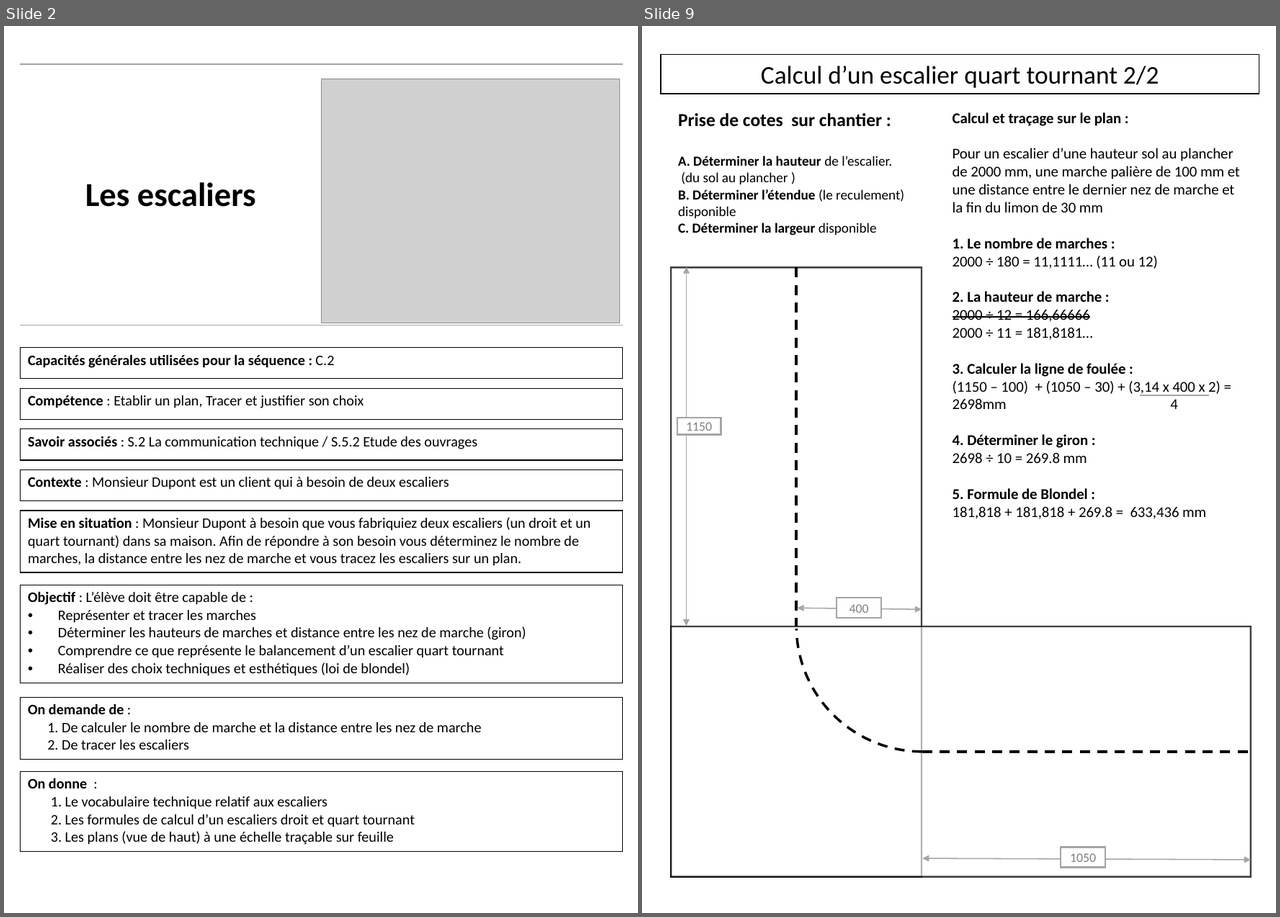
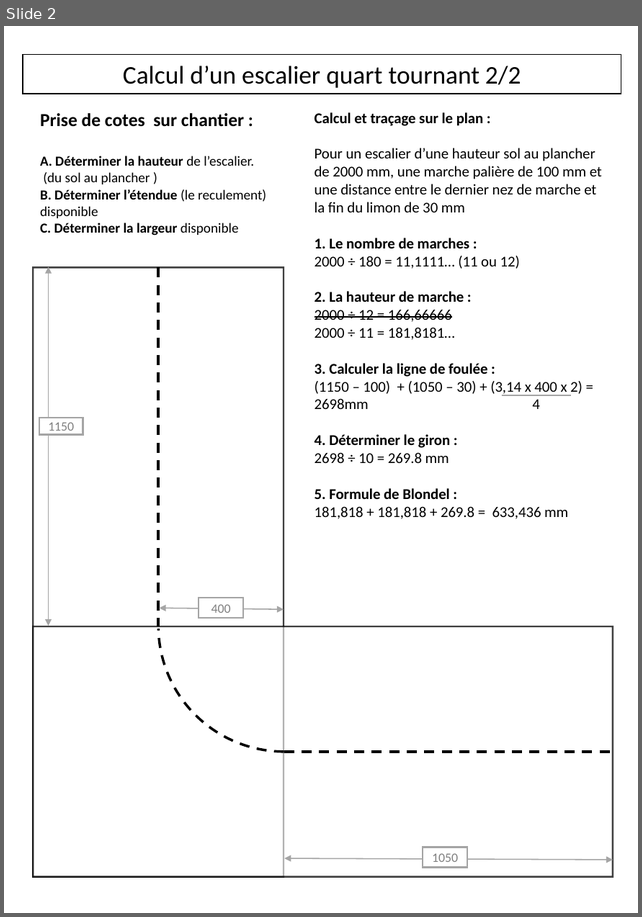
Before and after one commit to kduchevreuil/Cours-Menuiserie, a slide deck: escaliers.pptx. Shown side by side, each under a label of ours: slides 2 and 9 before the commit, slide 2 after it; the slides between them are not shown. The pictures are 1280x917 and 642x917 pixels, drawn with LibreOffice and Linux fonts; fonts in the diff are those of the drawing; grey boxes stand for pictures. Boxes give left, top, right and bottom in pixels: in the first picture for what was removed or moved away, otherwise in the second. Text is boxed around its words. In the diff, an @@ line names an element or a change of style, - is before the commit and + after.

```diff
--- a/escaliers.pptx
+++ b/escaliers.pptx
@@ slide 2 removed at <box>4,26,638,913</box>, background #FFFFFF @@
@@ table removed at <box>20,64,622,325</box>, 1 rows, 2 columns @@
-Les escaliers | 
@@ picture removed at <box>322,79,620,324</box> @@
@@ table removed at <box>20,348,622,380</box>, 1 rows, 1 columns @@
-Capacités générales utilisées pour la séquence : C.2
@@ table removed at <box>20,388,622,420</box>, 1 rows, 1 columns @@
-Compétence : Etablir un plan, Tracer et justifier son choix
@@ table removed at <box>20,429,622,461</box>, 1 rows, 1 columns @@
-Savoir associés : S.2 La communication technique / S.5.2 Etude des ouvrages
@@ table removed at <box>20,470,622,502</box>, 1 rows, 1 columns @@
-Contexte : Monsieur Dupont est un client qui à besoin de deux escaliers
@@ table removed at <box>20,511,622,572</box>, 1 rows, 1 columns @@
-Mise en situation : Monsieur Dupont à besoin que vous fabriquiez deux escaliers (un droit et un quart tournant) dans sa maison. Afin de répondre à son besoin vous déterminez le nombre de marches, la distance entre les nez de marche et vous tracez les escaliers sur un plan.
@@ table removed at <box>20,585,622,684</box>, 1 rows, 1 columns @@
-Objectif : L’élève doit être capable de : / Représenter et tracer les marches / Déterminer les hauteurs de marches et distance entre les nez de marche (giron) / Comprendre ce que représente le balancement d’un escalier quart tournant / Réaliser des choix techniques et esthétiques (loi de blondel)
@@ table removed at <box>20,698,622,760</box>, 1 rows, 1 columns @@
-On demande de : / 1. De calculer le nombre de marche et la distance entre les nez de marche / 2. De tracer les escaliers
@@ table removed at <box>20,773,622,852</box>, 1 rows, 1 columns @@
-On donne : / 1. Le vocabulaire technique relatif aux escaliers / 2. Les formules de calcul d’un escaliers droit et quart tournant / 3. Les plans (vue de haut) à une échelle traçable sur feuille
@@ what was slide 9 is now slide 2 @@
```
Also in this commit, not shown: 2 slides changed, 6 other slides removed, 2 other files.
